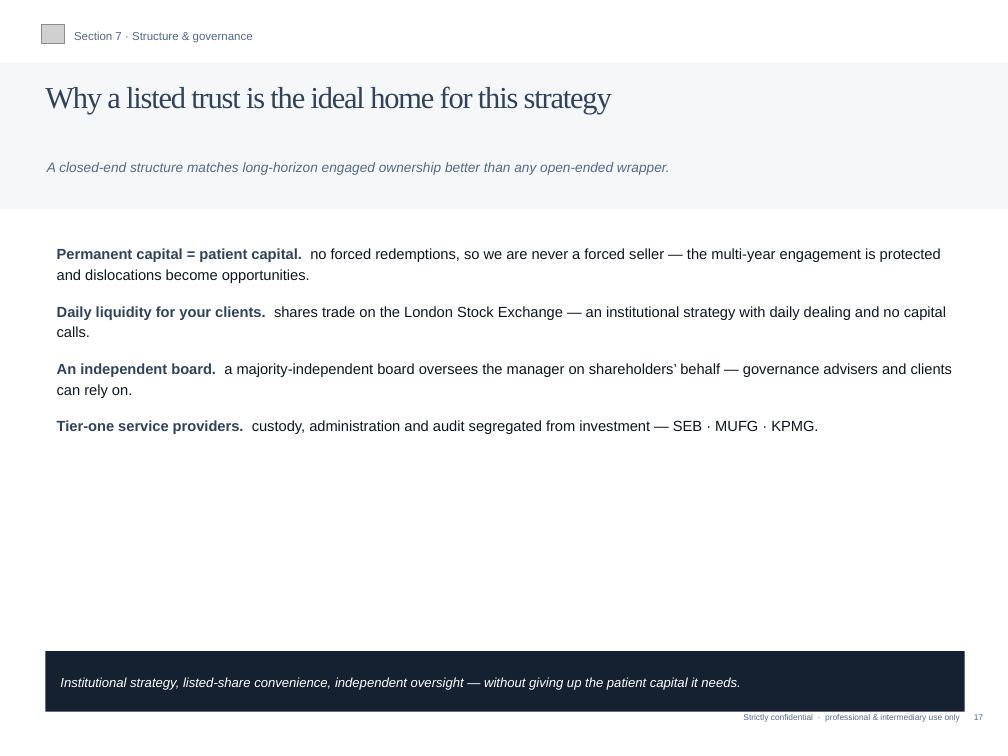
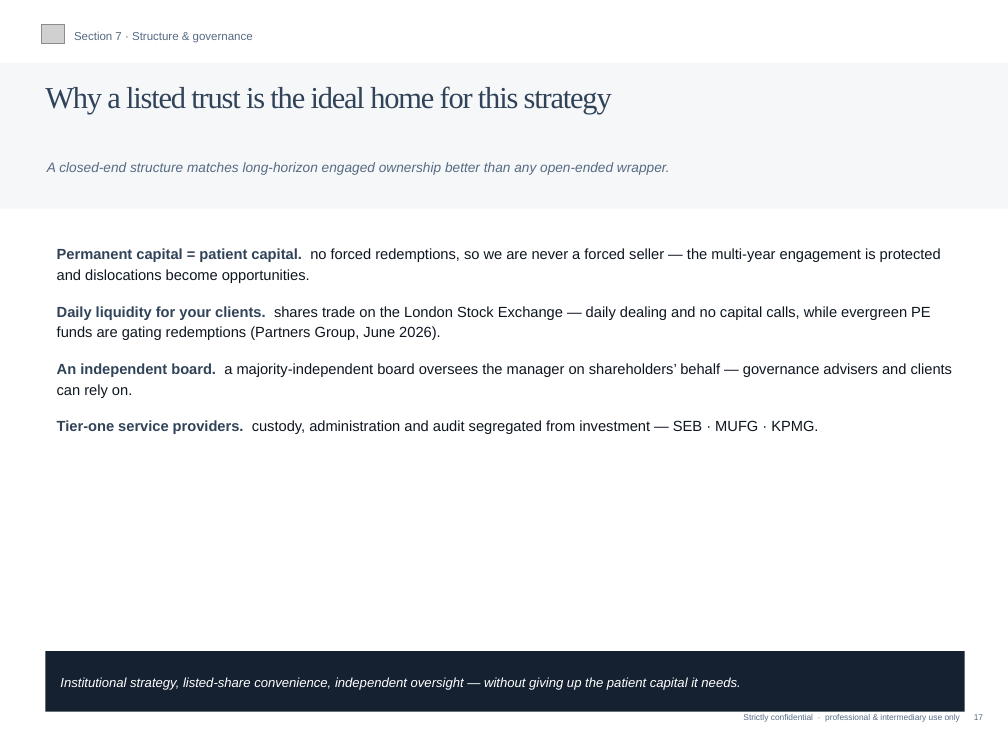
Before and after one commit to charette-lab/Claude, a slide deck: slide 18 of Athanase_Investment_Trust_Pitch.pptx. Drawn at 1008x756 pixels with LibreOffice and Linux fonts; fonts in the diff are those of the drawing; grey boxes stand for pictures. Boxes give left, top, right and bottom in pixels: in the first picture for what was removed or moved away, otherwise in the second. Text is boxed around its words. In the diff, an @@ line names an element or a change of style, - is before the commit and + after.

```diff
--- a/Athanase_Investment_Trust_Pitch.pptx
+++ b/Athanase_Investment_Trust_Pitch.pptx
@@ text at [57,306,931,340]: text changed @@
-Daily liquidity for your clients. shares trade on the London Stock Exchange — an institutional strategy with daily dealing and no capital calls.
+Daily liquidity for your clients. shares trade on the London Stock Exchange — daily dealing and no capital calls, while evergreen PE funds are gating redemptions (Partners Group, June 2026).
```
Also in this commit, not shown: 1 other slide changed, 1 other file.
